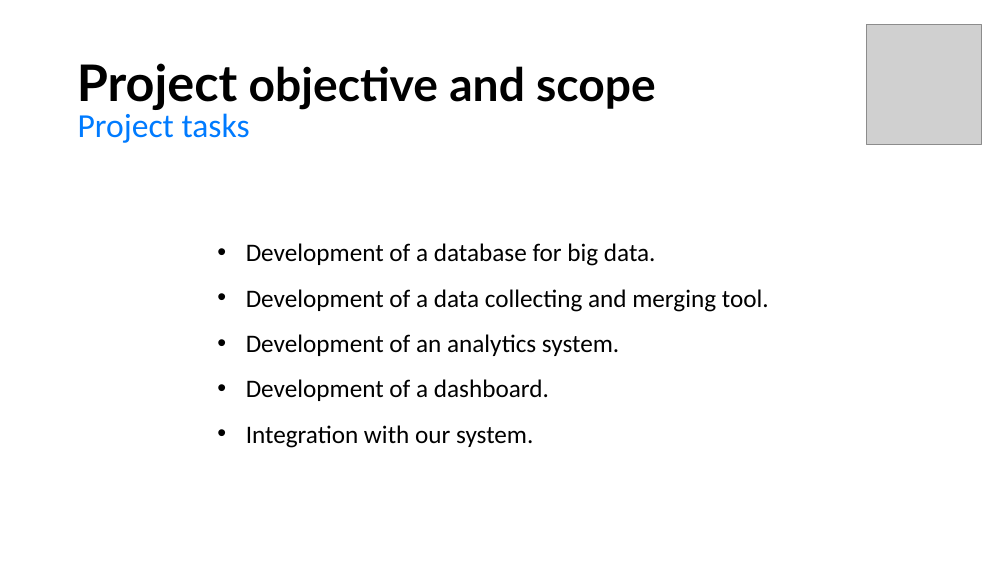
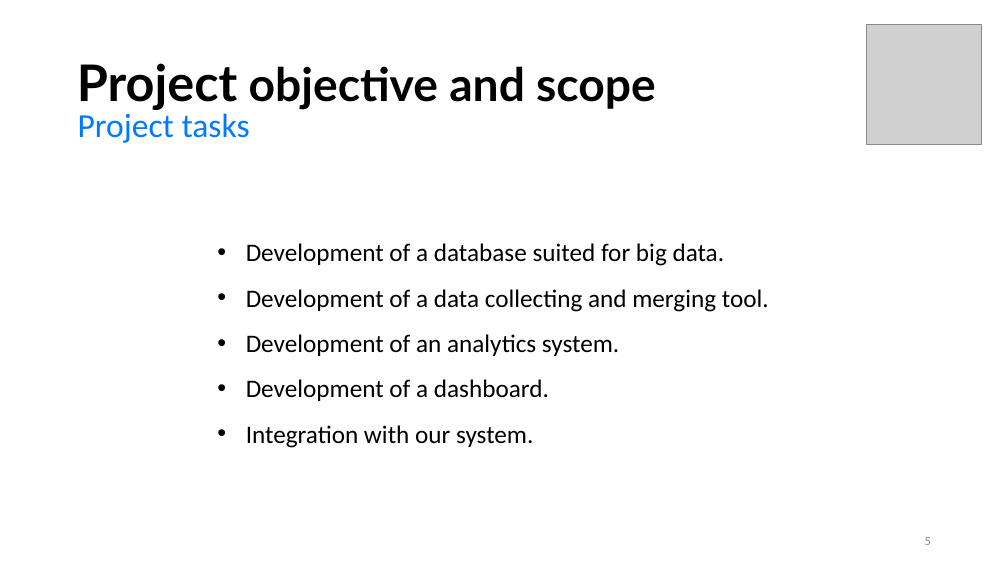
Before and after one commit to seraogianluca/IR2, a slide deck: slide 5 of PM/RFP Presentation.pptx. Drawn at 1008x567 pixels with LibreOffice and Linux fonts; fonts in the diff are those of the drawing; grey boxes stand for pictures. Boxes give left, top, right and bottom in pixels: in the first picture for what was removed or moved away, otherwise in the second. Text is boxed around its words. In the diff, an @@ line names an element or a change of style, - is before the commit and + after.

```diff
--- a/PM/RFP Presentation.pptx
+++ b/PM/RFP Presentation.pptx
@@ text at <box>246,243,725,266</box>: text changed @@
-• Development of a database for big data.
+• Development of a database suited for big data.
@@ page number added at <box>925,537,931,545</box>, 12 pt, text #8C8C8C @@
+5
```
Also in this commit, not shown: 17 other slides changed, 1 other file.
